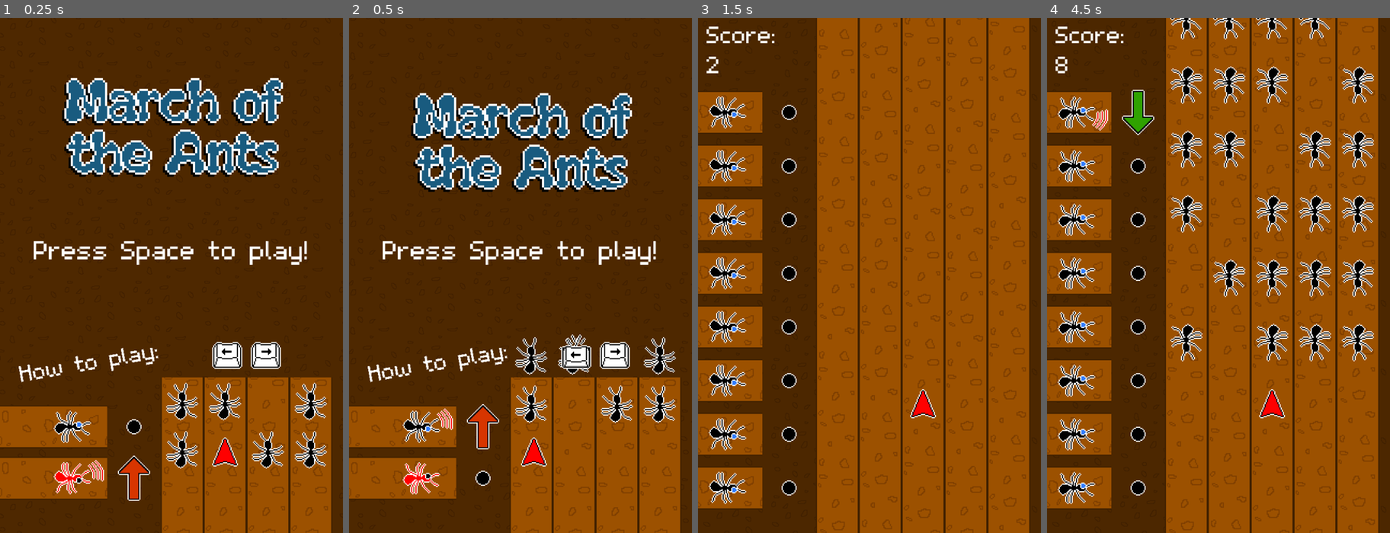
Above: before the commit, frames 1-4 (left to right).
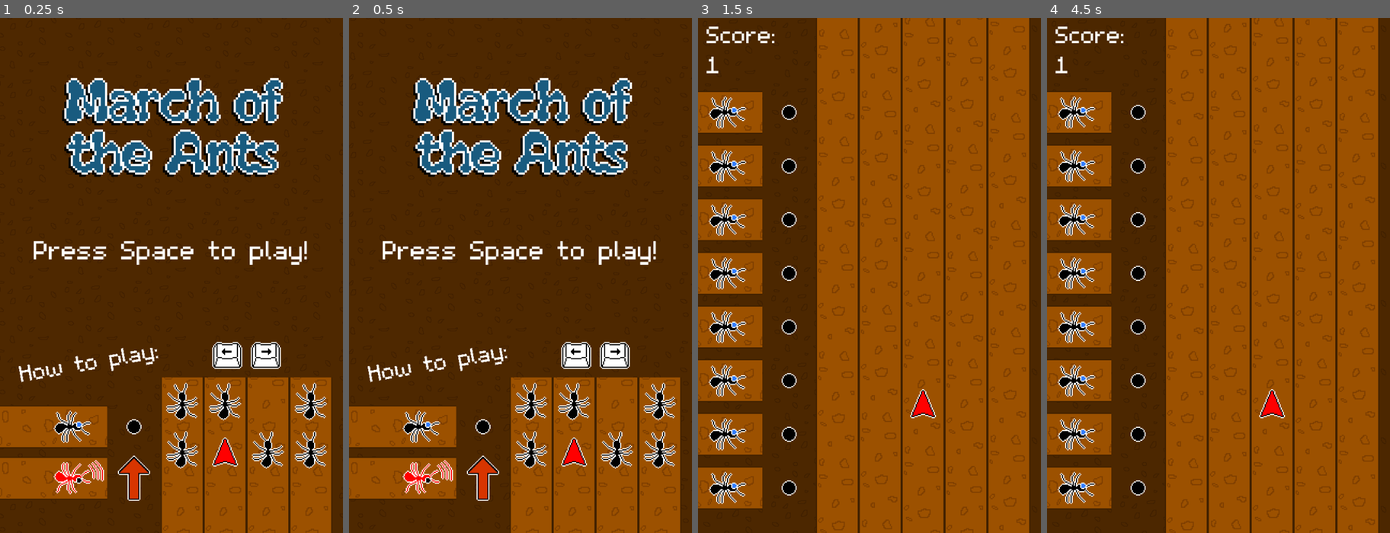
Above: after the commit, the same moments.

Repository: PizzaLovers007/Acerola-Jam-0
Game: Godot game, scene res://Scenes/MainMenu.tscn
Two runs of this game, one before a commit and one after it. Both use one fixed random seed, a clock stepped at 60 frames per second and the inputs below. Sound files missing from this copy of the repository are replaced by a short silence.
Inputs:
- Up to frame 1 (0.25 s): no input
- Up to frame 2 (0.5 s): no input
- Up to frame 3 (1.5 s): tap Space at 0.5 s; hold Right (ui_right) 0.53-1.28 s; tap Enter (ui_accept) at 0.6, 0.77, 1.07, 1.25, 1.35 s; hold Left (ui_left) from 1.28 s (still down)
- Up to frame 4 (4.5 s): tap Enter (ui_accept) at 1.52, 1.82, 2.1, 2.75, 2.85, 3.02, 3.32, 3.6, 3.77, 4.07, 4.35 s; release Left (ui_left) at 2.03 s; hold Right (ui_right) 2.03-3.53 s; hold Left (ui_left) from 3.53 s (still down); tap Escape (ui_cancel) at 4.15 s

Frame 1 is identical in both runs. In frame 2, 14% of the frame differs, in the area x 15-96%, y 11-94%; in frame 3, 3.0%; in frame 4, 7.5%.

Commit message:
Fix main menu breaking on web for first load

Diff:
--- a/Scripts/Core/Conductor.gd
+++ b/Scripts/Core/Conductor.gd
@@ -63,7 +63,7 @@
 
 	# Skip processing jitters, but not loops
 	if time_raw < prev_time_raw:
-		if prev_time_raw - time_raw < 0.1:
+		if prev_time_raw - time_raw < 5:
 			return
 		print("big reverse: prev=", prev_time_raw, " curr=", time_raw, " delta=", prev_time_raw - time_raw)
 		loops += 1
